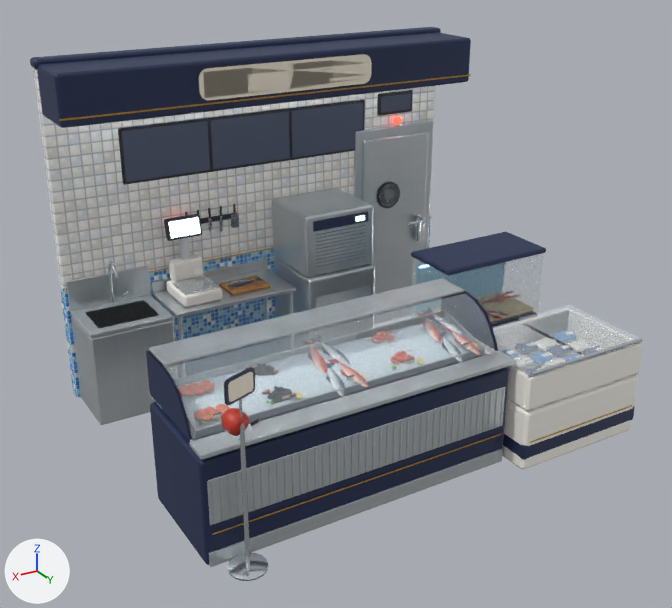
An edit to the FBX model unity/CheckoutSimulator/Assets/Art/Interior/Models/Tiers/sector-peixaria_T3.fbx, drawn before and after from the same camera.
The view is the same before and after, from a 50 mm lens placed at (3.86, 6.28, 4.22), pointed at (0.16, 0.11, 1.14). The lights are fixed; the arrows at lower left show +X, +Y and +Z. The older version comes first.

In view in the first picture: 'Body'.
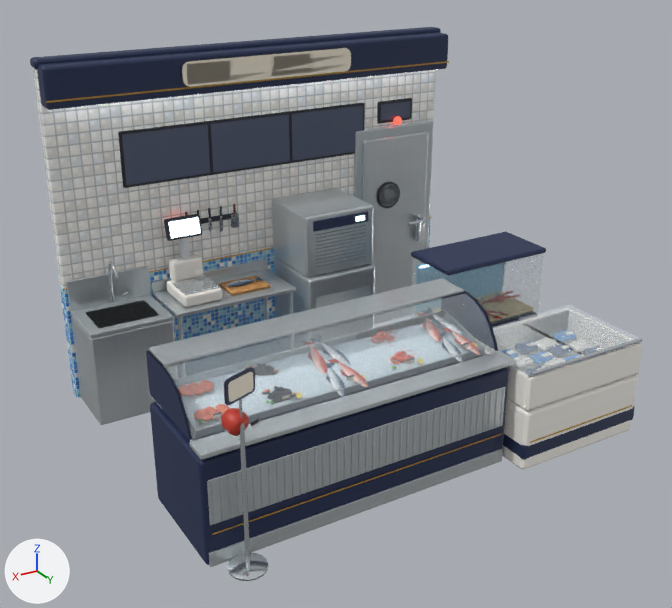
The change, as a diff of the scene's bpy script:
```diff
--- a/unity/CheckoutSimulator/Assets/Art/Interior/Models/Tiers/sector-peixaria_T3.fbx.py
+++ b/unity/CheckoutSimulator/Assets/Art/Interior/Models/Tiers/sector-peixaria_T3.fbx.py
@@ me_sector_peixaria_t3_body_001 @@
 # used by ob_body; location = (0.0, 0.0, 0.0)
-me_sector_peixaria_t3_body_001.from_pydata(...)  # 9685 vertices, 10150 faces; spans x -2.02..2.02, y -1.63..1.63, z 0.0..3.08
+me_sector_peixaria_t3_body_001.from_pydata(...)  # 9661 vertices, 10124 faces; spans x -2.02..2.02, y -1.63..1.63, z 0.0..3.08
+# me_sector_peixaria_t3_body_001 part 1: the loose piece of 4 vertices spanning x -0.8..0.8, y -0.93, z 2.75..2.96 is deleted
+# me_sector_peixaria_t3_body_001 part 2: 480 vertices moved from x -2.01..2.01, y -1.58..-0.93, z 1.95..3.04 to x -2.01..2.01, y -1.58..-1.28, z 1.92..3.04; 4 vertices added at x -0.8..0.8, y -1.28, z 2.8..2.97
+# me_sector_peixaria_t3_body_001 part 3: 100 kept faces spanning x -2.0..2.0, y -1.51..-1.28, z 2.7..3.04 get new texture (UV) coordinates
+# other edits to the shape of me_sector_peixaria_t3_body_001 do not show in these pictures
 me_sector_peixaria_t3_body_001.materials.append(mat_t_ik_tilesquare)
```

Pixel boxes [x1, y1, x2, y2] of what changed, in the pictures (672 x 608 px; the box of a moved part takes in the faces that stretch with it):
part 1 of me_sector_peixaria_t3_body_001, deleted
    before: [203, 57, 368, 98]
part 2 of me_sector_peixaria_t3_body_001, moved or reshaped
    before: [37, 32, 471, 185]
    after: [37, 32, 449, 188]
part 3 of me_sector_peixaria_t3_body_001, surface changed
    before: [41, 38, 471, 128]
    after: [41, 34, 448, 110]
